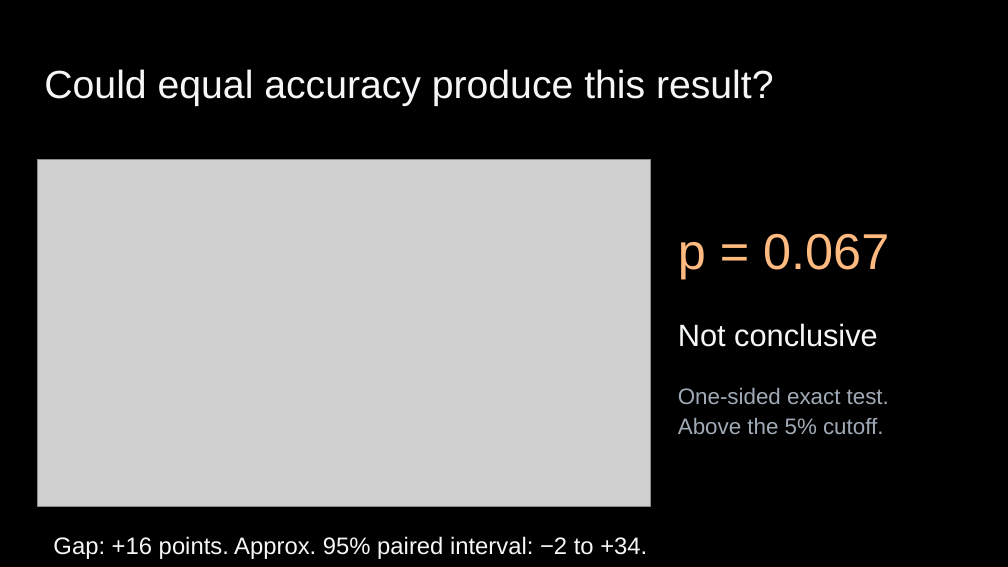
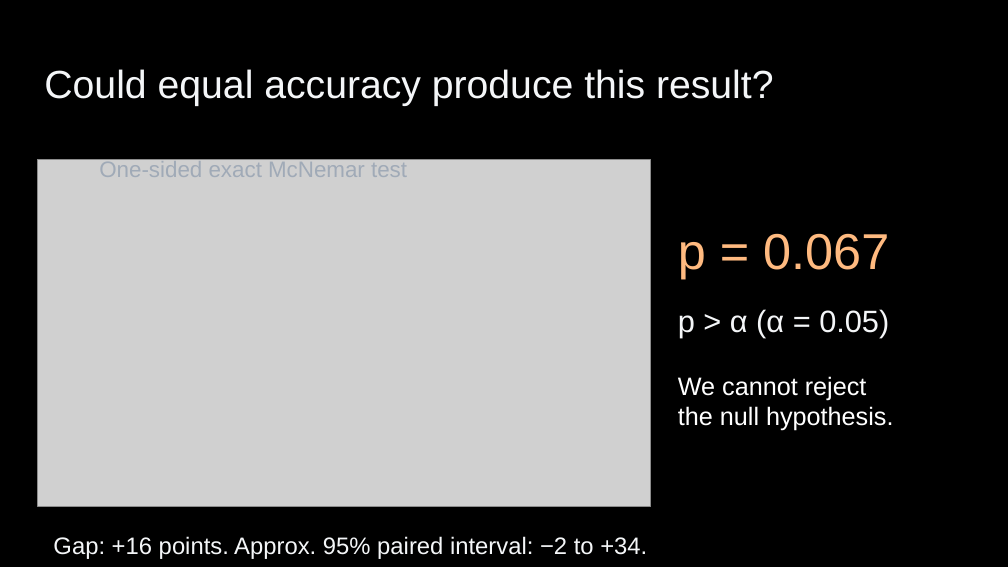
Before and after one commit to snehal-jindal/510-project2, a slide deck: slide 8 of presentation/slides.pptx (slide 7 before the commit). Drawn at 1008x567 pixels with LibreOffice and Linux fonts; fonts in the diff are those of the drawing; grey boxes stand for pictures. Boxes give left, top, right and bottom in pixels: in the first picture for what was removed or moved away, otherwise in the second. Text is boxed around its words. In the diff, an @@ line names an element or a change of style, - is before the commit and + after.

```diff
--- a/presentation/slides.pptx
+++ b/presentation/slides.pptx
@@ text at box(99, 161, 407, 177): text changed @@
-One-sided exact test.
-Above the 5% cutoff.
+One-sided exact McNemar test
@@ text removed at box(678, 323, 878, 347) @@
-Not conclusive
@@ text added at box(678, 309, 889, 337), 22 pt, text #F4F6F8 @@
+p > α (α = 0.05)
@@ text added at box(678, 376, 893, 430), 18 pt, text #FFFFFF @@
+We cannot reject
+the null hypothesis.
```
Also in this commit, not shown: 2 other slides changed, 3 slides added, 1 slide removed, 8 other files.
